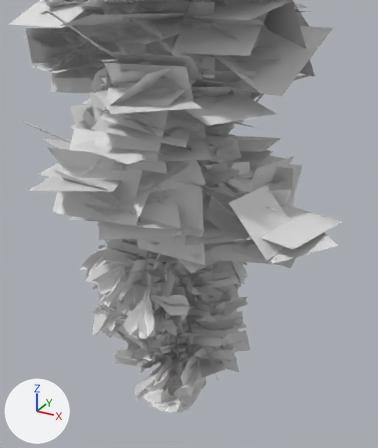
One commit to the glTF model versio-b-hd/puut_hd.glb: the scene before it, then after it.
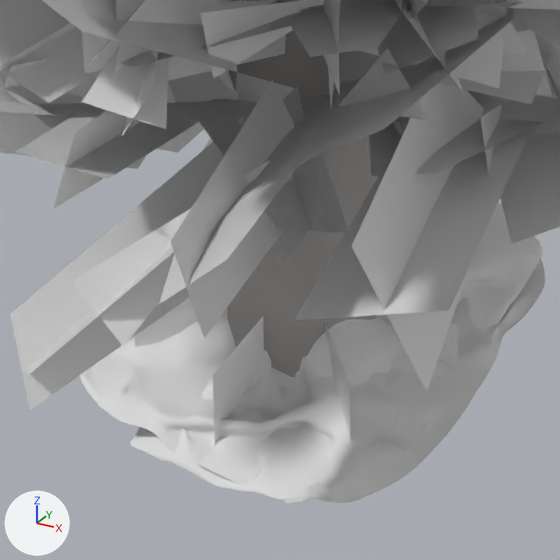
Each version is shown from a 50 mm lens placed at (4.52, -7.55, 7.77), pointed at (-0.36, 1.33, 3.32), then close up on the part from 35% to 55% of the width and 77% to 94% of the height. Every picture has the same lights, and +X, +Y and +Z are marked at lower left. The older version's two pictures come first. Vertices at exactly the same position are counted once.

The first close-up shows 'kelo_a', 'kelo_b', 'kuusi_a', 'kuusi_b', 'manty_a', 'varvikko' and 1 more.
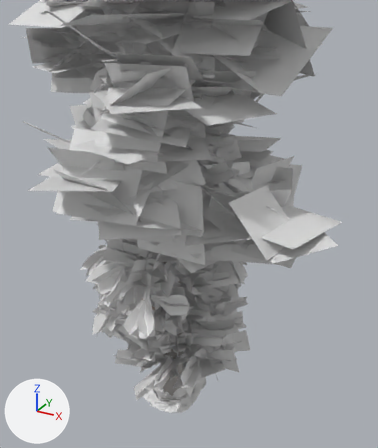
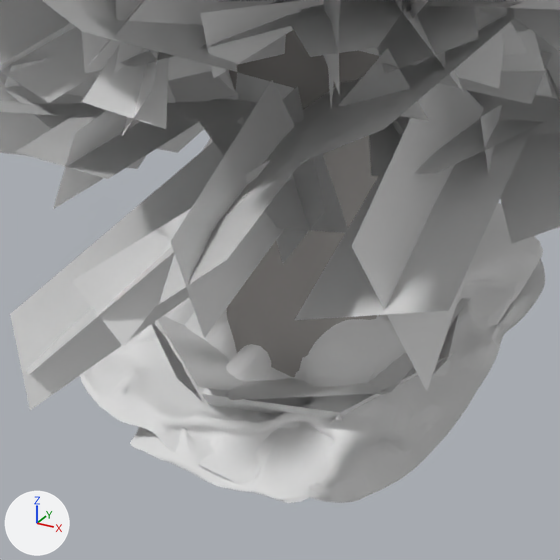
Boxes [x1, y1, x2, y2] around the edits, measured in the close-ups (560 x 560 px):
'varvikko', reshaped (14% shorter): before [135, 297, 458, 444]; after [151, 297, 472, 423]

The change, as a list of edits to the scene's bpy script:
```text
Change me_varvikko:
    used by ob_varvikko; location = (0.0, 0.0, 0.0)
    remove me_varvikko.from_pydata(...)  # 16 vertices, 8 faces; spans x -0.5..0.5, y -0.5..0.5, z -0.02..0.3
    add me_varvikko.from_pydata(...)  # 60 vertices, 30 faces; spans x -0.484..0.49, y -0.487..0.489, z -0.01..0.211
    me_varvikko part 1: the whole mesh is rebuilt
```
